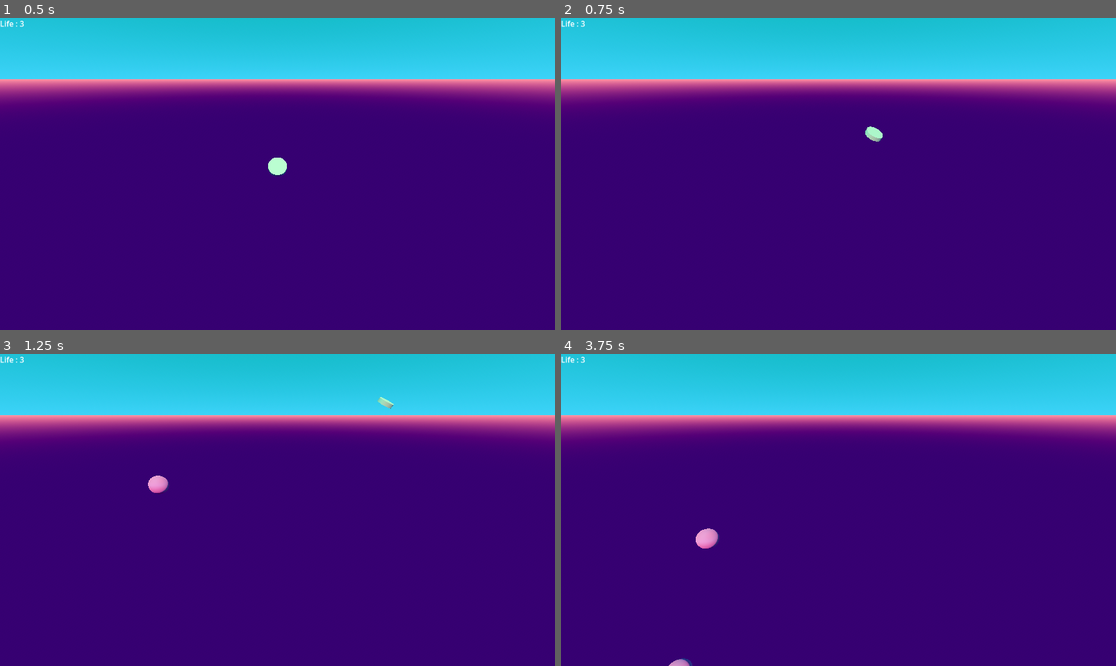
Above: before the commit, frames 1-4 (two rows, left to right).
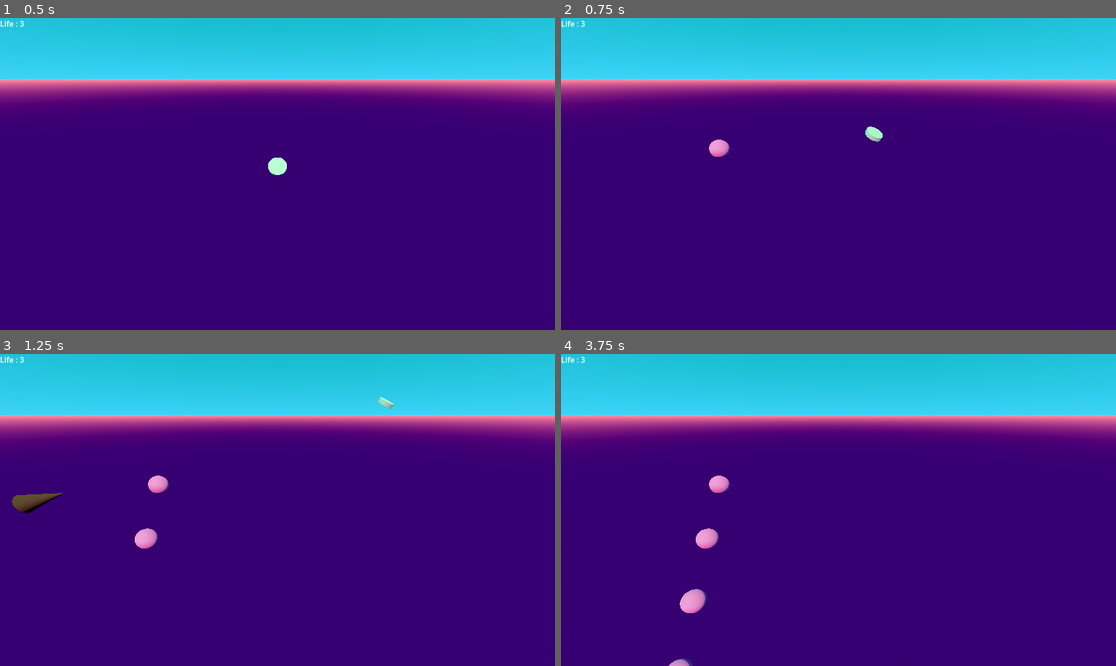
Above: after the commit, the same moments.

Repository: raffaelelauro/Sekiroguelite
Game: Godot game, scene res://main.tscn
Two runs of this game, one before a commit and one after it. Both use one fixed random seed, a clock stepped at 60 frames per second and the inputs below.
Inputs:
- Up to frame 1 (0.5 s): no input
- Up to frame 2 (0.75 s): tap Enter at 0.5 s; hold D (Right) from 0.53 s (still down); hold W (Front) from 0.53 s (still down)
- Up to frame 3 (1.25 s): keep holding D (Right); keep holding W (Front)
- Up to frame 4 (3.75 s): release D (Right) at 1.28 s; release W (Front) at 1.28 s; hold S (Back) 1.28-2.03 s; tap Space (Parry) at 1.35, 2.85 s; hold W (Front) 2.03-2.78 s; hold D (Right) 2.03-3.53 s; hold A (Left) from 3.53 s (still down); hold W (Front) from 3.53 s (still down)

Frame 1 is identical in both runs. In frame 2, 0.2% of the frame differs, in the area x 26-31%, y 38-45%; in frame 3, 0.6%, in the area x 2-29%, y 44-63%; in frame 4, 0.5%.

Commit message:
Close #5. Rocks can now hit enemies and destroy them

Diff:
--- a/abstract_parriable.gd
+++ b/abstract_parriable.gd
@@ -23,7 +23,7 @@
 
 	destroy_timer.start()
 
-func player_hit() -> void:
+func collision_hit() -> void:
 	self.destroy_self()
 
 func destroy_self() -> void:
--- a/enemy.gd
+++ b/enemies/enemy.gd
@@ -14,3 +14,11 @@
 func is_parried(parried_by: RigidBody3D) -> void:
 	super.is_parried(parried_by)
 	stop = true
+
+# Detect collision with AbstractParriable
+func _on_body_entered(body: Node) -> void:
+	print("HIT")
+	if body is AbstractParriable:
+		var body_parriable_object: ParriableObject = body as AbstractParriable
+		body_parriable_object.collision_hit()
+		self.destroy_self()
--- a/enemy.tscn
+++ b/enemies/enemy.tscn
@@ -1,6 +1,9 @@
 [gd_scene load_steps=5 format=3 uid="uid://cilyqpkqti672"]
 
-[ext_resource type="Script" uid="uid://dbtng33yyesxm" path="res://enemy.gd" id="1_7k104"]
+[ext_resource type="Script" uid="uid://dbtng33yyesxm" path="res://enemies/enemy.gd" id="1_7k104"]
+
+[sub_resource type="CylinderShape3D" id="CylinderShape3D_4gyqm"]
+height = 2.06299
 
 [sub_resource type="StandardMaterial3D" id="StandardMaterial3D_7xaro"]
 albedo_color = Color(0.278431, 0.0941176, 0.0941176, 1)
@@ -9,19 +12,21 @@
 material = SubResource("StandardMaterial3D_7xaro")
 top_radius = 0.0
 
-[sub_resource type="CylinderShape3D" id="CylinderShape3D_4gyqm"]
-height = 2.06299
-
 [node name="Enemy" type="RigidBody3D"]
 collision_layer = 4
 collision_mask = 11
 gravity_scale = 0.0
+contact_monitor = true
+max_contacts_reported = 1
 script = ExtResource("1_7k104")
-
-[node name="MeshInstance3D" type="MeshInstance3D" parent="."]
-transform = Transform3D(1, 0, 0, 0, -4.37114e-08, 1, 0, -1, -4.37114e-08, 0, 0, 0)
-mesh = SubResource("CylinderMesh_7k104")
 
 [node name="CollisionShape3D" type="CollisionShape3D" parent="."]
 transform = Transform3D(1.91069e-15, -4.37114e-08, 1, -1, -4.37114e-08, 0, 4.37114e-08, -1, -4.37114e-08, -1.37665e-09, -1.37665e-09, -0.0314941)
 shape = SubResource("CylinderShape3D_4gyqm")
+
+[node name="MeshInstance3D" type="MeshInstance3D" parent="CollisionShape3D"]
+transform = Transform3D(1.91069e-15, 0, -1, -4.37114e-08, 1, 0, 1, 4.37114e-08, 1.91069e-15, 1.11022e-15, -0.0314941, -1.11022e-15)
+mesh = SubResource("CylinderMesh_7k104")
+skeleton = NodePath("../..")
+
+[connection signal="body_entered" from="." to="." method="_on_body_entered"]
--- a/main.tscn
+++ b/main.tscn
@@ -1,9 +1,11 @@
-[gd_scene load_steps=9 format=3 uid="uid://cn22cb6mfk2qp"]
+[gd_scene load_steps=11 format=3 uid="uid://cn22cb6mfk2qp"]
 
 [ext_resource type="Script" uid="uid://cl5xdo0vrlgh5" path="res://level.gd" id="1_h2yge"]
-[ext_resource type="PackedScene" uid="uid://durulyhj2ovs7" path="res://player.tscn" id="1_ig7tw"]
-[ext_resource type="PackedScene" uid="uid://c6bc25sbv2i6i" path="res://parriable_object.tscn" id="2_0xm2m"]
-[ext_resource type="PackedScene" uid="uid://vt2vl6afoo8j" path="res://parriable_spawn_area.tscn" id="3_h2yge"]
+[ext_resource type="PackedScene" uid="uid://durulyhj2ovs7" path="res://player/player.tscn" id="1_ig7tw"]
+[ext_resource type="PackedScene" uid="uid://c6bc25sbv2i6i" path="res://objects/parriable_object.tscn" id="2_0xm2m"]
+[ext_resource type="PackedScene" uid="uid://vt2vl6afoo8j" path="res://spawn/parriable_spawn_area.tscn" id="3_h2yge"]
+[ext_resource type="Script" uid="uid://ccfp1fryf8p0k" path="res://spawn/enemies_spawn_area.gd" id="5_lquwl"]
+[ext_resource type="PackedScene" uid="uid://cilyqpkqti672" path="res://enemies/enemy.tscn" id="6_7mycd"]
 
 [sub_resource type="ProceduralSkyMaterial" id="ProceduralSkyMaterial_ig7tw"]
 sky_top_color = Color(0.0431373, 0.545098, 0.509804, 1)
@@ -41,9 +43,9 @@
 
 [node name="Player" parent="." instance=ExtResource("1_ig7tw")]
 
-[node name="ParriableSpawnArea" parent="." instance=ExtResource("3_h2yge")]
+[node name="RocksSpawnArea" parent="." instance=ExtResource("3_h2yge")]
 transform = Transform3D(1, 0, 0, 0, 1, 0, 0, 0, 1, 2.45118, 0, -6.50422)
-wait_time = 1.0
+wait_time = 0.5
 object_type = ExtResource("2_0xm2m")
 
 [node name="PlayerLife" type="Label" parent="."]
@@ -62,5 +64,15 @@
 horizontal_alignment = 1
 vertical_alignment = 1
 
+[node name="EnemiesSpawnArea" parent="." node_paths=PackedStringArray("target") instance=ExtResource("3_h2yge")]
+transform = Transform3D(1, 0, 0, 0, 1, 0, 0, 0, 1, 5.87936, 0, -9.95242)
+script = ExtResource("5_lquwl")
+target = NodePath("../Player")
+object_type = ExtResource("6_7mycd")
+
+[node name="Enemy" parent="." node_paths=PackedStringArray("target") instance=ExtResource("6_7mycd")]
+transform = Transform3D(-1, 0, 8.74228e-08, 0, 1, 0, -8.74228e-08, 0, -1, 0.0339434, 0, -18.5917)
+target = NodePath("../Player")
+
 [connection signal="dead" from="Player" to="." method="_on_player_dead"]
 [connection signal="life_changed" from="Player" to="." method="_on_player_life_changed"]
--- a/parriable_object.gd
+++ b/objects/parriable_object.gd
@@ -1,4 +1,6 @@
 extends AbstractParriable
+
+class_name ParriableObject
 
 @export var initial_impulse_magnitude: float = 750
 @export var initial_impulse_direction: Vector3 = Vector3(-1, 0, 0)
--- a/parriable_object.tscn
+++ b/objects/parriable_object.tscn
@@ -1,6 +1,8 @@
 [gd_scene load_steps=5 format=3 uid="uid://c6bc25sbv2i6i"]
 
-[ext_resource type="Script" uid="uid://cv6iq0mxeqkb4" path="res://parriable_object.gd" id="1_vujbw"]
+[ext_resource type="Script" uid="uid://cv6iq0mxeqkb4" path="res://objects/parriable_object.gd" id="1_vujbw"]
+
+[sub_resource type="SphereShape3D" id="SphereShape3D_wg4se"]
 
 [sub_resource type="StandardMaterial3D" id="StandardMaterial3D_vujbw"]
 albedo_color = Color(0.837249, 0.276337, 0.598425, 1)
@@ -8,16 +10,15 @@
 [sub_resource type="SphereMesh" id="SphereMesh_qu2ox"]
 material = SubResource("StandardMaterial3D_vujbw")
 
-[sub_resource type="SphereShape3D" id="SphereShape3D_wg4se"]
-
 [node name="ParriableObject" type="RigidBody3D"]
 collision_layer = 8
 collision_mask = 7
 gravity_scale = 0.0
 script = ExtResource("1_vujbw")
 
-[node name="MeshInstance3D" type="MeshInstance3D" parent="."]
-mesh = SubResource("SphereMesh_qu2ox")
-
 [node name="CollisionShape3D" type="CollisionShape3D" parent="."]
 shape = SubResource("SphereShape3D_wg4se")
+
+[node name="MeshInstance3D" type="MeshInstance3D" parent="CollisionShape3D"]
+mesh = SubResource("SphereMesh_qu2ox")
+skeleton = NodePath("../..")
--- a/parry_area.tscn
+++ b/player/parry_area.tscn
@@ -1,6 +1,6 @@
 [gd_scene load_steps=3 format=3 uid="uid://1xqp6xrderhq"]
 
-[ext_resource type="Script" uid="uid://0d18fp4krjgp" path="res://parry_area.gd" id="1_s5wk8"]
+[ext_resource type="Script" uid="uid://0d18fp4krjgp" path="res://player/parry_area.gd" id="1_s5wk8"]
 
 [sub_resource type="SphereShape3D" id="SphereShape3D_4flbx"]
 radius = 2.0
--- a/player.gd
+++ b/player/player.gd
@@ -106,7 +106,7 @@
 	if body is AbstractParriable :
 		var body_parriable :AbstractParriable = body as AbstractParriable
 		if !invincible:
-			body_parriable.player_hit();
+			body_parriable.collision_hit();
 			life -= 1
 			life_changed.emit();
 		else:
--- a/player.tscn
+++ b/player/player.tscn
@@ -1,7 +1,7 @@
 [gd_scene load_steps=5 format=3 uid="uid://durulyhj2ovs7"]
 
-[ext_resource type="Script" uid="uid://diuhrux61quqw" path="res://player.gd" id="1_4flbx"]
-[ext_resource type="PackedScene" uid="uid://1xqp6xrderhq" path="res://parry_area.tscn" id="2_onrkg"]
+[ext_resource type="Script" uid="uid://diuhrux61quqw" path="res://player/player.gd" id="1_4flbx"]
+[ext_resource type="PackedScene" uid="uid://1xqp6xrderhq" path="res://player/parry_area.tscn" id="2_onrkg"]
 
 [sub_resource type="CylinderShape3D" id="CylinderShape3D_4flbx"]
 height = 0.24
--- /dev/null
+++ b/spawn/enemies_spawn_area.gd
@@ -0,0 +1,11 @@
+extends ParriableSpawnArea
+
+class_name EnemiesSpawnArea
+
+@export var target:Node3D
+
+func create_spawnable() -> AbstractParriable:
+	print("Spawning enemy with target " + target.name)
+	var enemy: Enemy = super.create_spawnable() as Enemy
+	enemy.target = target
+	return enemy
--- /dev/null
+++ b/spawn/enemies_spawn_area.tscn
@@ -0,0 +1,11 @@
+[gd_scene load_steps=3 format=3 uid="uid://vslhntkspogu"]
+
+[ext_resource type="Script" uid="uid://ccfp1fryf8p0k" path="res://spawn/enemies_spawn_area.gd" id="1_7tkge"]
+[ext_resource type="PackedScene" uid="uid://cilyqpkqti672" path="res://enemies/enemy.tscn" id="2_pa71f"]
+
+[node name="EnemiesSpawnArea" type="Node3D"]
+script = ExtResource("1_7tkge")
+object_type = ExtResource("2_pa71f")
+metadata/_custom_type_script = "uid://dnmatd3lk5uqp"
+
+[node name="Timer" type="Timer" parent="."]
--- a/parriable_spawn_area.gd
+++ b/spawn/parriable_spawn_area.gd
@@ -1,4 +1,6 @@
 extends Node3D
+
+class_name ParriableSpawnArea
 
 @export var wait_time: float = 5.0
 @export var one_shot: bool = false
@@ -16,9 +18,8 @@
 
 func spawn() -> void :
 	if object_type != null:
-		print("SPAWN")
 		objects_count += 1
-		var object: AbstractParriable = object_type.instantiate()
+		var object: AbstractParriable = self.create_spawnable()
 		object.set_name(object.get_class() + '_' + str(objects_count))
 		add_child(object)
 	else :
@@ -34,3 +35,6 @@
 
 func _on_timer_timeout() -> void:
 	spawn()
+
+func create_spawnable() -> AbstractParriable :
+	return object_type.instantiate() as AbstractParriable
--- a/parriable_spawn_area.tscn
+++ b/spawn/parriable_spawn_area.tscn
@@ -1,6 +1,6 @@
 [gd_scene load_steps=2 format=3 uid="uid://vt2vl6afoo8j"]
 
-[ext_resource type="Script" uid="uid://dnmatd3lk5uqp" path="res://parriable_spawn_area.gd" id="1_m5dhh"]
+[ext_resource type="Script" uid="uid://dnmatd3lk5uqp" path="res://spawn/parriable_spawn_area.gd" id="1_m5dhh"]
 
 [node name="ParriableSpawnArea" type="Node3D"]
 script = ExtResource("1_m5dhh")
Renamed: enemy.gd.uid -> enemies/enemy.gd.uid
Renamed: parriable_object.gd.uid -> objects/parriable_object.gd.uid
Renamed: parry_area.gd -> player/parry_area.gd
Renamed: parry_area.gd.uid -> player/parry_area.gd.uid
Renamed: player.gd.uid -> player/player.gd.uid
Not shown, added: spawn/enemies_spawn_area.gd.uid
Renamed: parriable_spawn_area.gd.uid -> spawn/parriable_spawn_area.gd.uid
